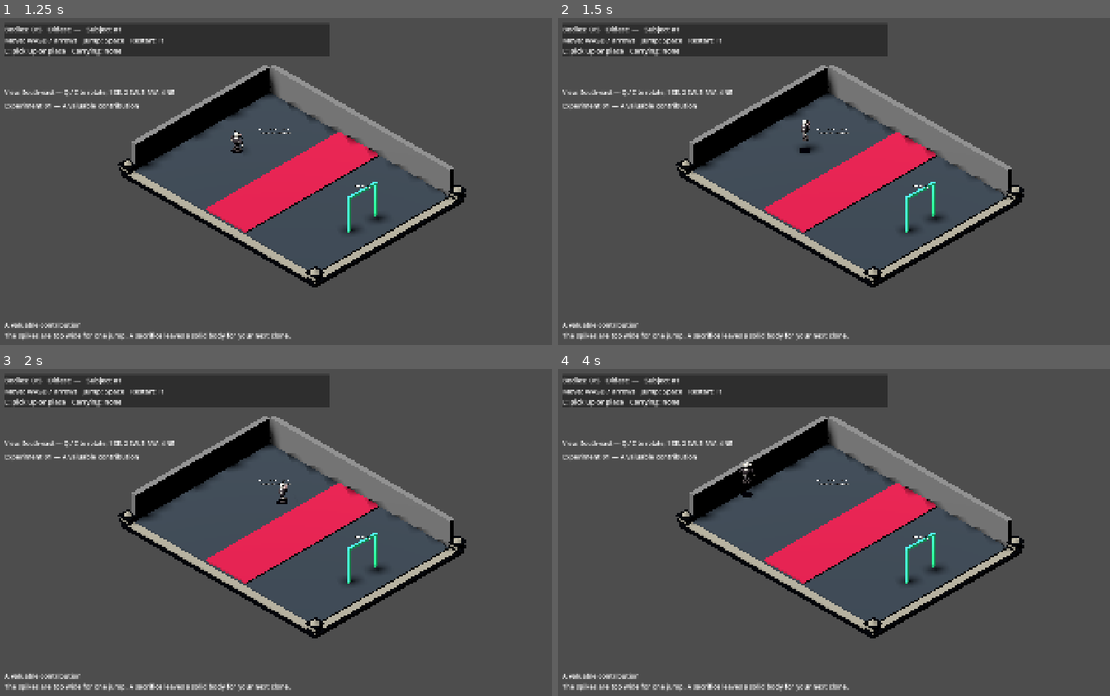
Above: before the commit, frames 1-4 (two rows, left to right).
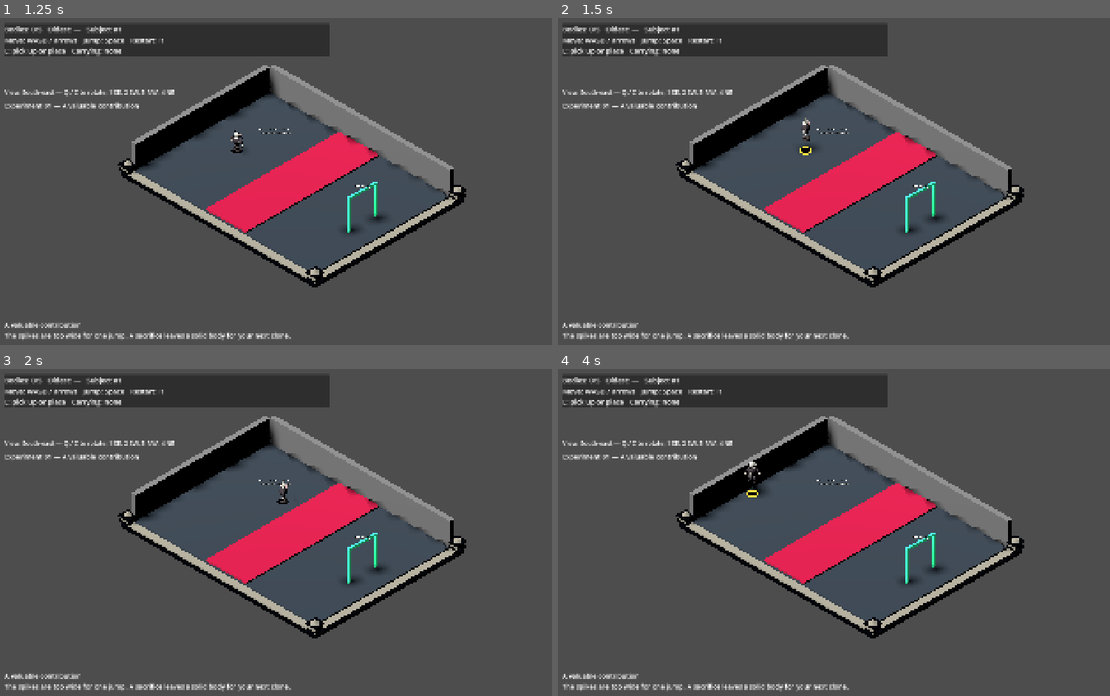
Above: after the commit, the same moments.

Repository: markdferrari/omdb
Game: Godot game, scene res://scenes/main.tscn
The game is run twice, just before and just after one commit, with the same random seed, the same clock (stepped at 60 frames per second) and the same inputs. Sound files missing from this copy of the repository are replaced by a short silence.
Inputs (mouse positions are in pixels of both pictures, inside the frame that each line leads up to):
- Up to frame 1 (1.25 s): click "Start / Continue" at 0.5 s
- Up to frame 2 (1.5 s): tap Enter (ui_accept) at 1.25 s; move the mouse to (983, 165) at 1.27 s; hold D (move_right) from 1.28 s (still down); hold Space (jump) from 1.28 s (still down); click (983, 165) at 1.42 s
- Up to frame 3 (2 s): keep holding D (move_right); keep holding Space (jump)
- Up to frame 4 (4 s): move the mouse to (734, 552) at 2.02 s; release D (move_right) at 2.03 s; release Space (jump) at 2.03 s; hold S (move_down) 2.03-2.78 s; tap 2 (camera_east) at 2.1 s; tap Space (jump) at 2.27, 2.3, 2.57, 3.05, 3.77, 3.8 s; move the mouse to (911, 460) at 2.77 s; hold D (move_right) 2.78-3.53 s; hold C (camera_next) 2.78-3.53 s; move the mouse to (822, 601) at 3.52 s; hold W (move_up) from 3.53 s (still down); tap 1 (camera_north) at 3.6 s; click (822, 601) at 3.67 s

Frame 1 is identical in both runs. In frame 2, less than 0.1% of the frame differs, in the area x 43-46%, y 30-42%; in frame 3, less than 0.1%; in frame 4, 0.2%, in the area x 32-38%, y 28-40%.

Commit message:
feat: mvp
Signed-off-by: Mark Ferrari <markdferrari@gmail.com>

Diff:
--- a/resources/gameplay_tuning.tres
+++ b/resources/gameplay_tuning.tres
@@ -4,6 +4,8 @@
 script = ExtResource("1")
 move_speed = 4.5
 acceleration = 24.0
+air_acceleration = 42.0
+air_braking = 60.0
 gravity = 20.0
 jump_speed = 6.0
 coyote_time = 0.10
--- a/scenes/player/player.tscn
+++ b/scenes/player/player.tscn
@@ -14,6 +14,14 @@
 shading_mode = 0
 [sub_resource type="Resource" id="presentation"]
 metadata/notes = "Unmeasured cow fit"
+[sub_resource type="TorusMesh" id="jump_footprint"]
+inner_radius = 0.30
+outer_radius = 0.40
+rings = 24
+ring_segments = 8
+[sub_resource type="StandardMaterial3D" id="jump_footprint_mat"]
+albedo_color = Color(1, 0.9, 0.25, 1)
+shading_mode = 0
 [node name="Player" type="CharacterBody3D"]
 collision_layer = 2
 collision_mask = 5
@@ -31,3 +39,8 @@
 cast_shadow = 0
 [node name="CarryAnchor" type="Marker3D" parent="."]
 position = Vector3(0, 1.2, -0.6)
+[node name="JumpFootprint" type="MeshInstance3D" parent="."]
+visible = false
+mesh = SubResource("jump_footprint")
+material_override = SubResource("jump_footprint_mat")
+cast_shadow = 0
--- a/scripts/player/player_controller.gd
+++ b/scripts/player/player_controller.gd
@@ -57,8 +57,17 @@
 	var direction := ground_direction(input, basis)
 	if direction.length_squared() > 0.0001:
 		facing = direction.normalized()
-	velocity.x = move_toward(velocity.x, direction.x * tuning.move_speed, tuning.acceleration * delta)
-	velocity.z = move_toward(velocity.z, direction.z * tuning.move_speed, tuning.acceleration * delta)
+	if is_on_floor():
+		velocity.x = move_toward(velocity.x, direction.x * tuning.move_speed, tuning.acceleration * delta)
+		velocity.z = move_toward(velocity.z, direction.z * tuning.move_speed, tuning.acceleration * delta)
+	else:
+		# Responsive correction and short, direction-independent stopping distance.
+		var horizontal := Vector2(velocity.x, velocity.z)
+		var target := Vector2(direction.x, direction.z) * tuning.move_speed
+		var rate := tuning.air_braking if input.is_zero_approx() else tuning.air_acceleration
+		horizontal = horizontal.move_toward(target, rate * delta)
+		velocity.x = horizontal.x
+		velocity.z = horizontal.y
 	_coyote_remaining = tuning.coyote_time if is_on_floor() else maxf(0, _coyote_remaining - delta)
 	if _jump_remaining > 0 and _coyote_remaining > 0:
 		velocity.y = tuning.jump_speed
@@ -86,5 +95,7 @@
 	var query := PhysicsRayQueryParameters3D.create(global_position + Vector3.UP * 0.1, global_position + Vector3.DOWN * 20, 5)
 	var hit := get_world_3d().direct_space_state.intersect_ray(query)
 	$GroundShadow.visible = not hit.is_empty()
+	$JumpFootprint.visible = not is_on_floor() and not hit.is_empty()
 	if not hit.is_empty():
 		$GroundShadow.global_position = hit.position + Vector3.UP * 0.008
+		$JumpFootprint.global_position = hit.position + Vector3.UP * 0.025
--- a/scripts/state/gameplay_tuning.gd
+++ b/scripts/state/gameplay_tuning.gd
@@ -4,6 +4,8 @@
 @export var measurement_status: String = "Unmeasured R8 defaults"
 @export var move_speed: float = 4.5
 @export var acceleration: float = 24.0
+@export var air_acceleration: float = 42.0
+@export var air_braking: float = 60.0
 @export var gravity: float = 20.0
 @export var jump_speed: float = 6.0
 @export var coyote_time: float = 0.10
--- a/scripts/ui/onboarding.gd
+++ b/scripts/ui/onboarding.gd
@@ -27,7 +27,7 @@
 		if snapshot.body_count == 0:
 			instruction = "The spikes are too wide for one jump. A sacrifice leaves a solid body for your next clone."
 		else:
-			instruction = "Your body remains. %s: jump onto it, cross its top, then jump to the far bank." % jump
+			instruction = "Your body remains. %s: jump onto it, cross its top, then jump to the far bank. The yellow ring marks the ground beneath you; release movement to brake in the air." % jump
 	if "carry" in cues:
 		instruction = "%s: pick up a nearby body. Face a surface and press again when the placement preview is valid." % interact
 	if "weight" in cues:
--- /dev/null
+++ b/tests/physics/test_jump_aim.gd
@@ -0,0 +1,58 @@
+extends RefCounted
+
+func run(h: SceneTree) -> void:
+	for trial in range(10):
+		for view in range(4):
+			var room: RoomController = load("res://tests/scenes/physics_fixture.tscn").instantiate()
+			room.spawn_player = true
+			h.root.add_child(room)
+			await h.frames(12)
+			room.camera_views.select_view(view)
+			var actor := room.player
+			actor.use_movement_override = true
+			actor.movement_override = Vector2.RIGHT
+			await h.frames(20)
+			var jump := InputEventAction.new()
+			jump.action = "jump"
+			jump.pressed = true
+			actor.queue_jump(jump)
+			await h.frames(4)
+			h.check(not actor.is_on_floor() and actor.get_node("JumpFootprint").visible, "JUMP01.airborne_footprint.%d.%d" % [trial, view])
+			var footprint: MeshInstance3D = actor.get_node("JumpFootprint")
+			h.check(Vector2(footprint.global_position.x, footprint.global_position.z).distance_to(Vector2(actor.global_position.x, actor.global_position.z)) < 0.001 and absf(footprint.global_position.y - 0.025) < 0.01, "JUMP01.footprint_tracks_ground_under_feet")
+			var release := actor.global_position
+			actor.movement_override = Vector2.ZERO
+			await h.frames(8)
+			var drift := Vector2(actor.global_position.x - release.x, actor.global_position.z - release.z).length()
+			h.check(drift <= 0.18 and Vector2(actor.velocity.x, actor.velocity.z).length() < 0.001, "JUMP01.release_brakes_within_18cm")
+			if trial == 0:
+				print("OMDB_JUMP_AIM view=", view, " release_drift_m=", drift)
+			await h.frames(50)
+			h.check(actor.is_on_floor() and not footprint.visible and actor.get_node("GroundShadow").visible, "JUMP01.landing_hides_ring_retains_shadow")
+			# A second real jump checks reversing direction without changing jump power.
+			actor.movement_override = Vector2.RIGHT
+			await h.frames(20)
+			actor.queue_jump(jump)
+			await h.frames(4)
+			actor.movement_override = Vector2.LEFT
+			await h.frames(8)
+			var left := PlayerController.ground_direction(Vector2.LEFT, actor.camera.global_basis)
+			h.check(Vector3(actor.velocity.x, 0, actor.velocity.z).dot(left) > 0.4, "JUMP01.airborne_direction_correction")
+			h.check(actor.tuning.jump_speed == 6.0 and actor.tuning.gravity == 20.0 and actor.tuning.move_speed == 4.5, "JUMP01.preserves_jump_power_and_top_speed")
+			# The marker follows actual support height, including a solid corpse top.
+			actor.set_physics_process(false)
+			actor.position = Vector3(0, 2, 3)
+			var body: Corpse = load("res://scenes/corpses/corpse.tscn").instantiate()
+			body.position = Vector3(0, 0.225, 3)
+			body.freeze = true
+			room.add_child(body)
+			await h.frames(2)
+			actor._update_shadow()
+			h.check(absf(footprint.global_position.y - 0.475) < 0.01, "JUMP01.footprint_on_corpse_top")
+			body.collision_layer = 0
+			await h.frames(2)
+			actor._update_shadow()
+			h.check(absf(footprint.global_position.y - 0.025) < 0.01, "JUMP01.footprint_ignores_non_supporting_body")
+			room.retire()
+			room.queue_free()
+			await h.frames(2)
Not shown: 1 places in scenes/player/player.tscn that only renumber resources
Not shown, added: tests/physics/test_jump_aim.gd.uid
Not shown, changed: specs/001-six-room-slice/plan.md
Not shown, changed: specs/001-six-room-slice/quickstart.md
Not shown, changed: specs/001-six-room-slice/release.md
Not shown, changed: specs/001-six-room-slice/spec.md
Not shown, changed: specs/001-six-room-slice/tasks.md
Not shown, changed: specs/001-six-room-slice/validation.md
